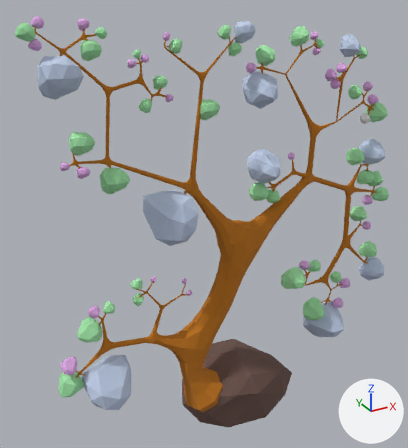
Before and after pictures for a commit that changed the FBX model Assets/Resources/PhotonPrefabs/TMPBlender/TreeLevel.fbx.
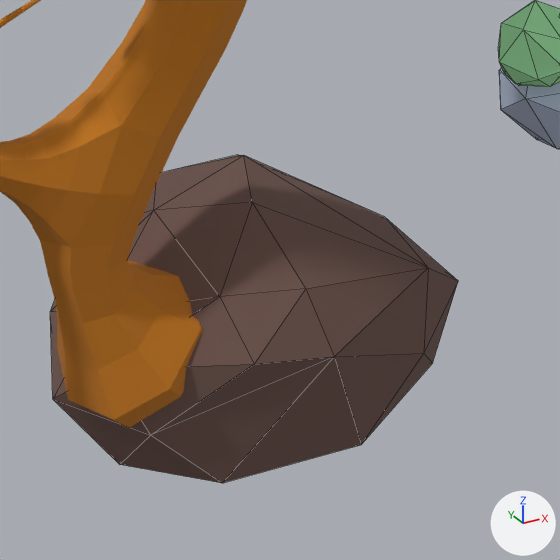
There are two pictures of each version: one whole from a camera (50 mm lens) standing at (-48.9, -78.4, 42.1) and looking at (-3.3, 4.5, 0.6), one close up on the part from 41% to 78% of the width and 66% to 100% of the height. The lights are fixed; the arrows at lower right show +X, +Y and +Z. The close-ups show mesh edges as thin lines. Where no turn or scale is listed for an object, it has been applied to the vertices.

The scene before the commit, as lines of its bpy script (objects in view):
```python
me_cube_092 = bpy.data.meshes.new('Cube.092')
me_cube_092.from_pydata(...)  # 14908 vertices, 14900 faces; spans x -31.0..33.8, y -4.4..4.4, z -1.8..69.0
me_cube_092.materials.append(mat_woodtree)  # orange #bd7317
me_icosphere_003 = bpy.data.meshes.new('Icosphere.003')
me_icosphere_003.from_pydata(...)  # 36 vertices, 68 faces; spans x -12.0..11.4, y -7.7..10.6, z -6.6..8.4
me_icosphere_003.materials.append(mat_rock)  # brown #6b524b
me_icosphere_014 = bpy.data.meshes.new('Icosphere.014')
me_icosphere_014.from_pydata(...)  # 24 vertices, 44 faces; spans x -1.94..2.88, y -2.86..2.56, z -2.62..2.4
me_icosphere_014.materials.append(mat_greenpetal)  # green #a3e7a9
ob_cube = bpy.data.objects.new('Cube', me_cube_092)
ob_cube.location = (-0.94, -1.79, -32.55)
ob_icosphere = bpy.data.objects.new('Icosphere', me_icosphere_003)
ob_icosphere.location = (1.14, -0.62, -33.35)
ob_icosphere_011 = bpy.data.objects.new('Icosphere.011', me_icosphere_014)
ob_icosphere_011.location = (17.7, -2.57, -20.26)
# also in view: 'Icosphere.003' at (22.2, -2.2, -24.7)
```
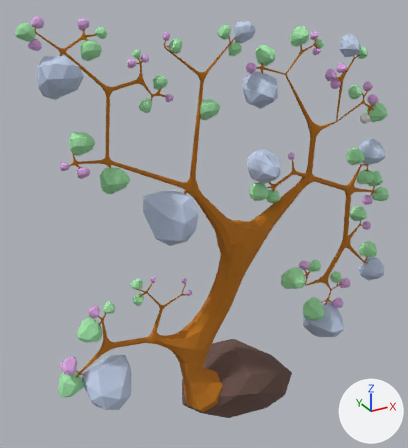
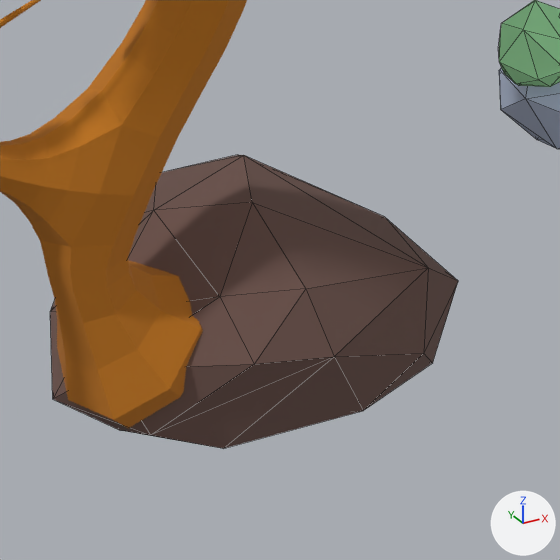
Commit message: tree fix

Pixel boxes (x1, y1, x2, y2) of what changed, in the close-ups (560 x 560 px; the box of a moved part takes in the faces that stretch with it):
'Icosphere', reshaped (11% shorter)
    before: (50, 155, 458, 483)
    after: (50, 155, 458, 448)
part 1 of me_icosphere_003, moved or reshaped
    before: (53, 353, 432, 483)
    after: (56, 353, 432, 448)

The edits, one by one:
me_icosphere_003 has 36 vertices, 68 faces and spans x -12.0..11.4, y -7.7..10.6, z -6.6..8.4.
me_icosphere_003 is used by ob_icosphere; location (1.14, -0.62, -33.35).
me_icosphere_003 part 1: all 12 vertices in x -10.0..6.3, y -6.5..10.5, z -6.6..-3.5 are moved by (0.0, 0.0, 2.3).
